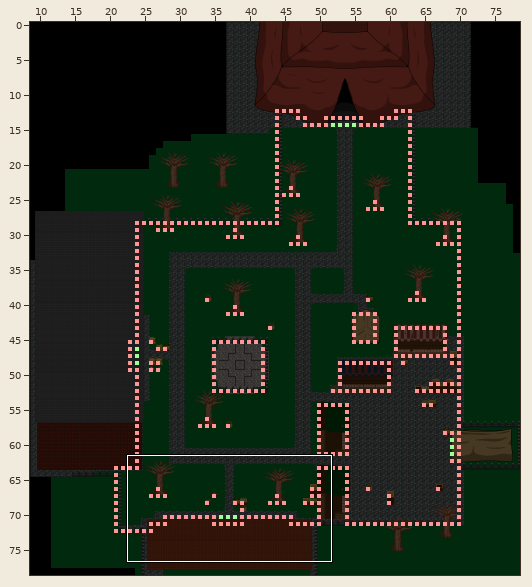
Tiled map, stored at Output/Assets/Maps/map1.tmx. Above, an overview of the earlier version with the close-up marked.
Close-up. Before:
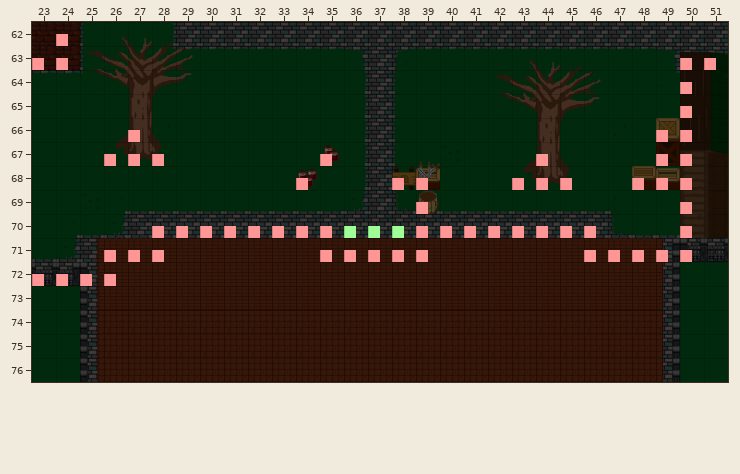
Cells are 64x64 px. Shown: x 23..51, y 62..76. The commit also changed other parts of the map, which this record leaves out.
The same view after the edit:
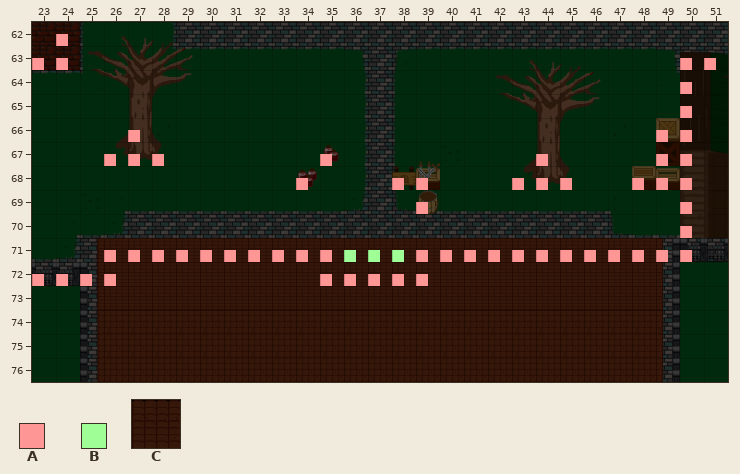
Key: from "MapMetaData": A 0, B 1; from "Tejados": C 19.
_ is an empty cell.
Changes in this commit:
Layer "Casas":
The author cleared tile C in row 71 at x 36 to 38.
Layer "Trees":
The author put tile C in row 71 at x 29 to 34, 36 to 38 and 40 to 45.
Layer "Collider":
The author put tile A in row 71 at x 29 to 34 and 40 to 45; in row 72 at x 35 to 39.
Tile A becomes tile B in row 71 at x 36 to 38.
The author cleared tile A in row 70 at x 28 to 35 and 39 to 46.
The author cleared tile B in row 70 at x 36 to 38.
